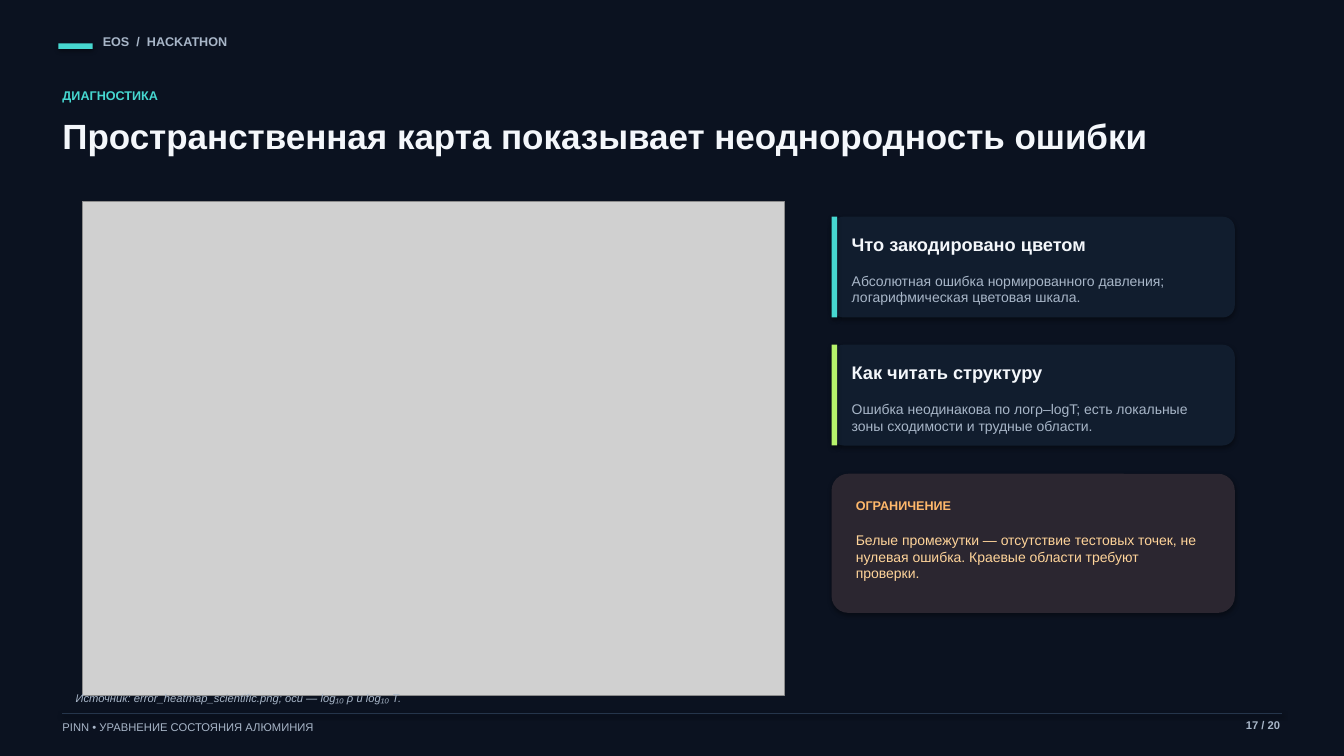
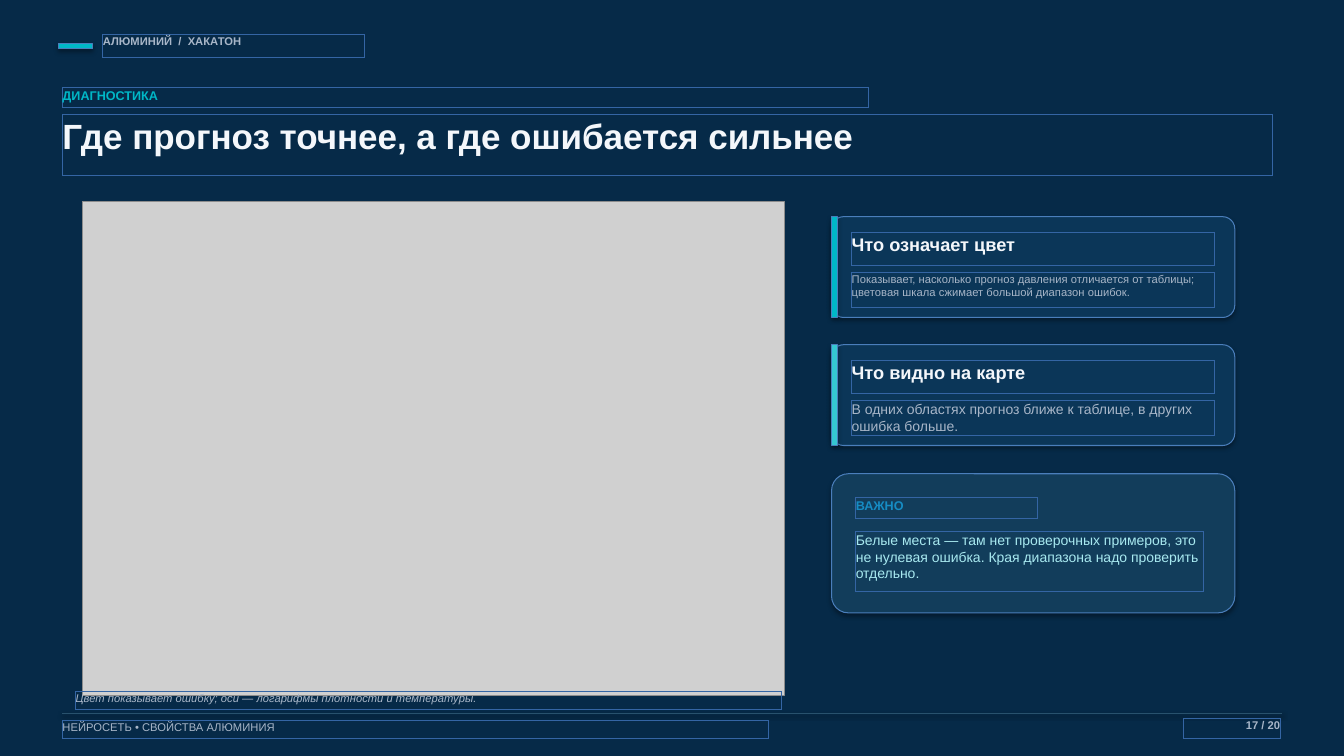
Before and after one commit to AtesiT/testPresentation, a slide deck: slide 17 of Презентация_хакатон_EOS_алюминия.pptx. Drawn at 1344x756 pixels with LibreOffice and Linux fonts; fonts in the diff are those of the drawing; grey boxes stand for pictures. Boxes give left, top, right and bottom in pixels: in the first picture for what was removed or moved away, otherwise in the second. Text is boxed around its words. In the diff, an @@ line names an element or a change of style, - is before the commit and + after.

```diff
--- a/Презентация_хакатон_EOS_алюминия.pptx
+++ b/Презентация_хакатон_EOS_алюминия.pptx
@@ background #0B1220 to #062A48 @@
@@ rectangle at (58, 43, 93, 49): fill #46D7D0 to #00B7C7 @@
@@ text at (103, 36, 241, 45): text changed; size 9 to 8 pt @@
-EOS / HACKATHON
+АЛЮМИНИЙ / ХАКАТОН
@@ text "ДИАГНОСТИКА" at (62, 90, 158, 103): text colour #46D7D0 to #00B7C7 @@
@@ text at (62, 121, 853, 156): text changed @@
-Пространственная карта показывает неоднородность ошибки
+Где прогноз точнее, а где ошибается сильнее
@@ rectangle at (832, 217, 838, 318): fill #46D7D0 to #00B7C7 @@
@@ rounded rectangle at (832, 217, 1235, 318): fill #111D2E to #0B3658 @@
@@ text at (852, 238, 1015, 255): text changed @@
-Что закодировано цветом
+Что означает цвет
@@ text at (852, 275, 1195, 298): text changed; size 10 to 8 pt @@
-Абсолютная ошибка нормированного давления; логарифмическая цветовая шкала.
+Показывает, насколько прогноз давления отличается от таблицы; цветовая шкала сжимает большой диапазон ошибок.
@@ rounded rectangle at (832, 345, 1235, 446): fill #111D2E to #0B3658 @@
@@ rectangle at (832, 345, 838, 446): fill #B6F36B to #35C7D2 @@
@@ text at (852, 366, 1025, 383): text changed @@
-Как читать структуру
+Что видно на карте
@@ text at (852, 404, 1192, 431): text changed @@
-Ошибка неодинакова по логρ–logT; есть локальные зоны сходимости и трудные области.
+В одних областях прогноз ближе к таблице, в других ошибка больше.
@@ rounded rectangle at (832, 474, 1235, 613): fill #2B2630 to #123D5B @@
@@ text at (856, 501, 904, 510): text changed; text colour #FFB86B to #168CC4 @@
-ОГРАНИЧЕНИЕ
+ВАЖНО
@@ text at (856, 535, 1198, 581): text changed; text colour #FFD49A to #A8E9F0 @@
-Белые промежутки — отсутствие тестовых точек, не нулевая ошибка. Краевые области требуют проверки.
+Белые места — там нет проверочных примеров, это не нулевая ошибка. Края диапазона надо проверить отдельно.
@@ line (63, 714) - (1282, 714): stroke #25354B 0.8 pt to #28516D 0.8 pt @@
@@ text at (76, 694, 476, 705): text changed @@
-Источник: error_heatmap_scientific.png; оси — log₁₀ ρ и log₁₀ T.
+Цвет показывает ошибку; оси — логарифмы плотности и температуры.
@@ text at (62, 723, 275, 734): text changed @@
-PINN • УРАВНЕНИЕ СОСТОЯНИЯ АЛЮМИНИЯ
+НЕЙРОСЕТЬ • СВОЙСТВА АЛЮМИНИЯ
```
Also in this commit, not shown: 19 other slides changed.
